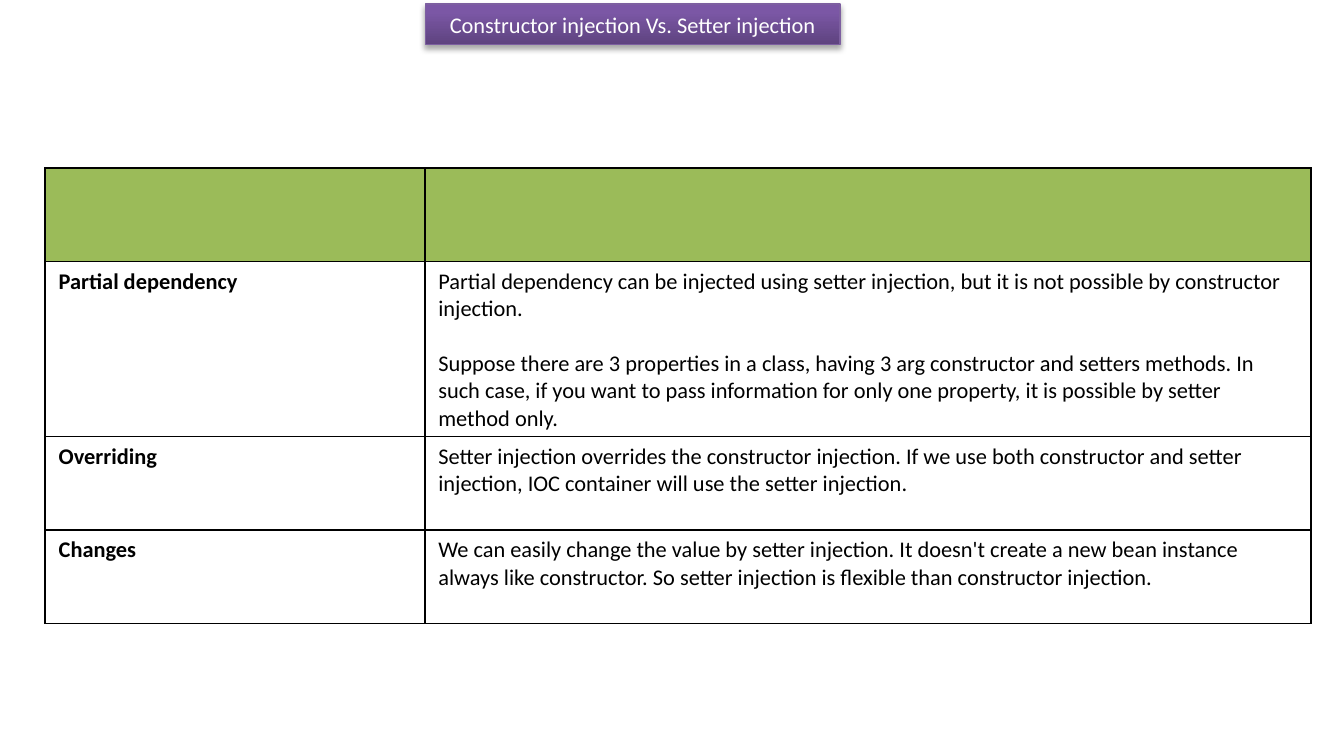
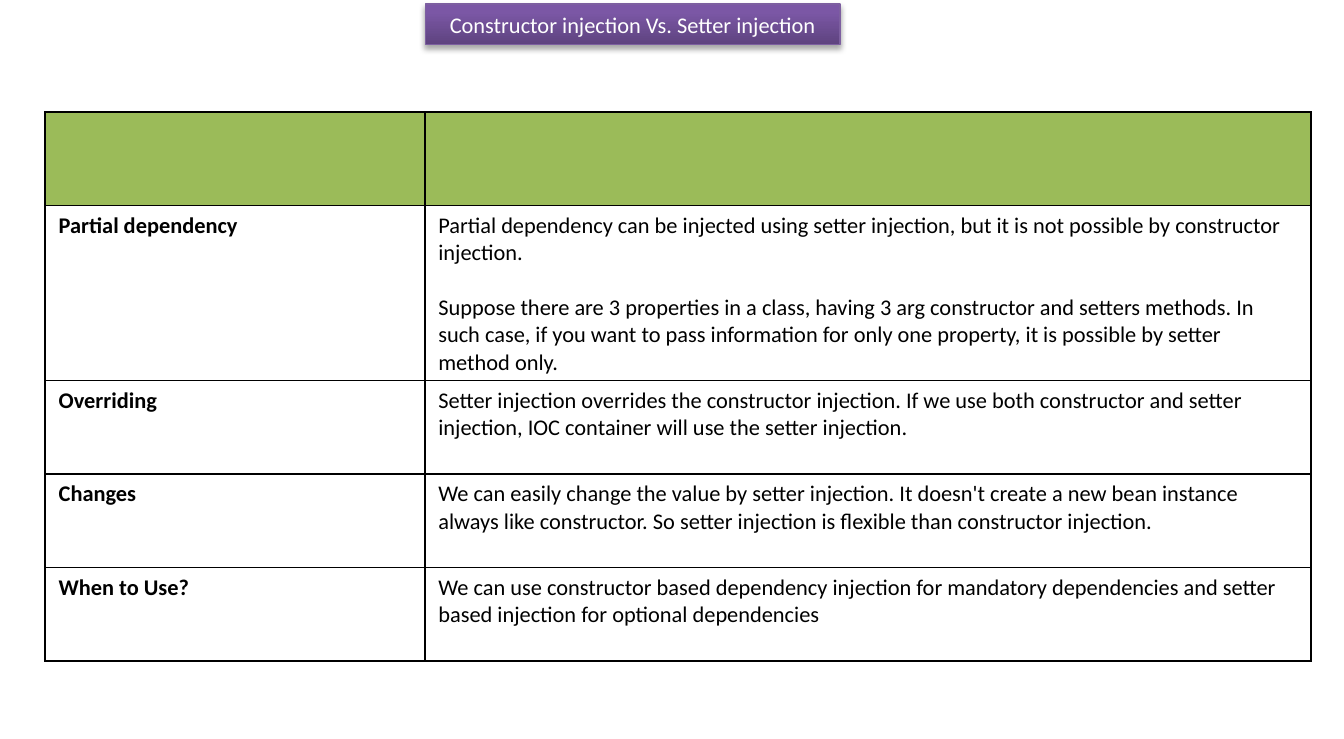
Before and after one commit to ramram43210/javaee, a slide deck: slide 1 of Later/Spring/4_Dependency_Injection/25/Constructor injection Vs. Setter injection_v1.pptx. Drawn at 1344x739 pixels with LibreOffice and Linux fonts; fonts in the diff are those of the drawing. Boxes give left, top, right and bottom in pixels: in the first picture for what was removed or moved away, otherwise in the second. Text is boxed around its words. In the diff, an @@ line names an element or a change of style, - is before the commit and + after.

Commit message:
feb7

```diff
--- a/Later/Spring/4_Dependency_Injection/25/Constructor injection Vs. Setter injection_v1.pptx
+++ b/Later/Spring/4_Dependency_Injection/25/Constructor injection Vs. Setter injection_v1.pptx
@@ table at [46, 112, 1312, 661] @@
+row 5: When to Use? | We can use constructor based dependency injection for mandatory dependencies and setter based injection for optional dependencies
@@ table: place and size @@
-table at [46, 168, 1312, 624]
+table at [46, 112, 1312, 661]
```
